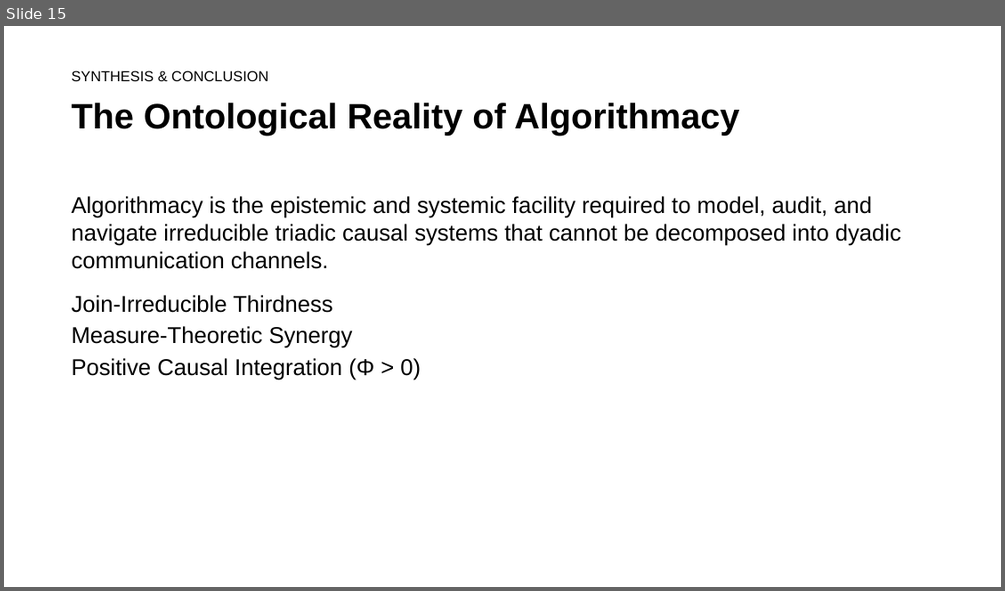
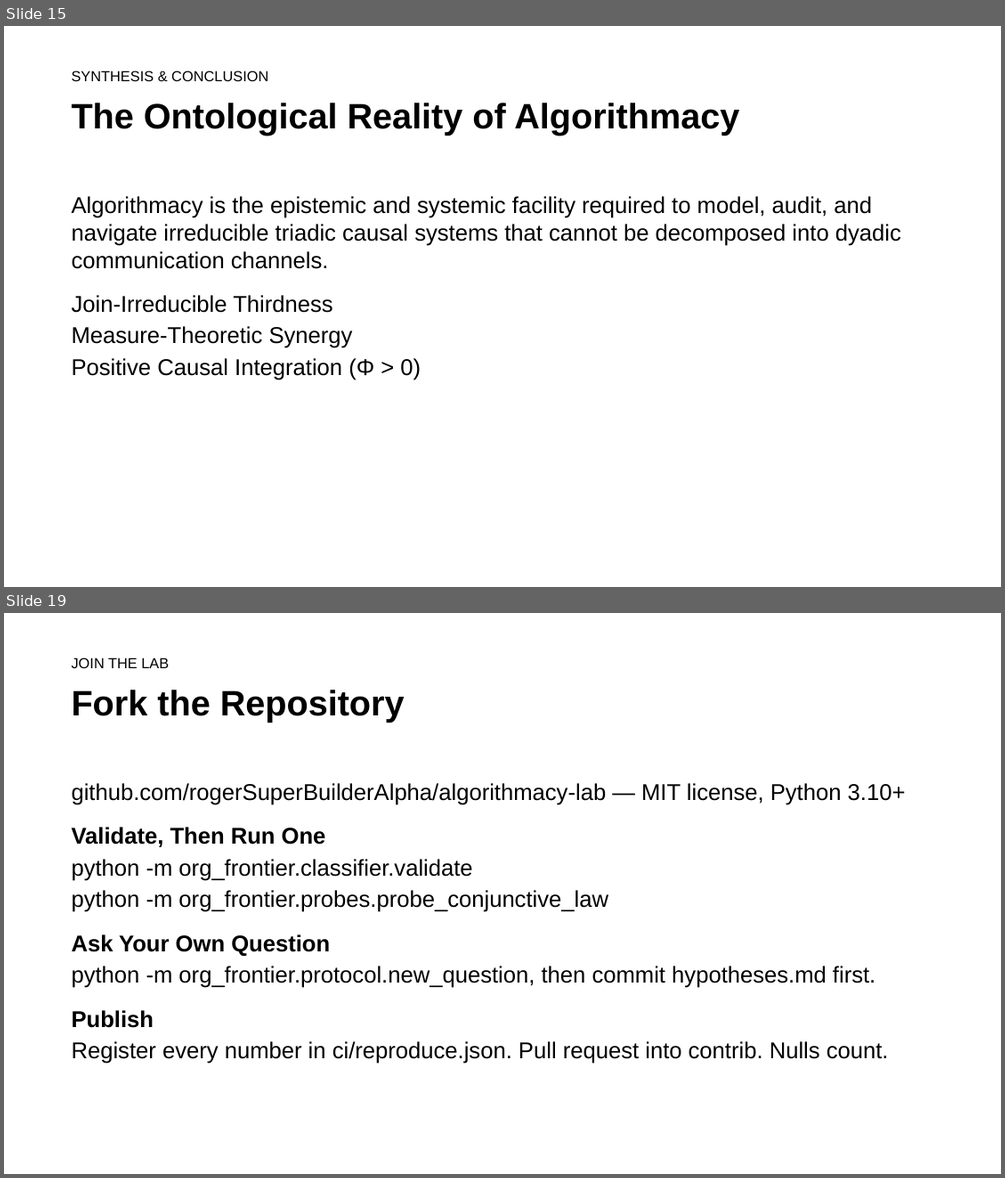
Before and after one commit to rogerSuperBuilderAlpha/algorithmacy-lab, a slide deck: submissions/triadic_reduction/talk/deck.pptx. Shown one above the other, each under a label of ours: slide 15 before the commit, slides 15 and 19 after it; the slides between them are not shown. The pictures are 1005x591 and 1005x1178 pixels, drawn with LibreOffice and Linux fonts; fonts in the diff are those of the drawing. Boxes give left, top, right and bottom in pixels: in the first picture for what was removed or moved away, otherwise in the second. Text is boxed around its words. In the diff, an @@ line names an element or a change of style, - is before the commit and + after.

```diff
--- a/submissions/triadic_reduction/talk/deck.pptx
+++ b/submissions/triadic_reduction/talk/deck.pptx
@@ slide 19 added at <box>4,613,1001,1174</box>, background #FFFFFF @@
@@ text added at <box>72,657,169,668</box>, 14 pt, text #000000 @@
+JOIN THE LAB
@@ text added at <box>72,690,404,722</box>, 34 pt, text #000000, bold @@
+Fork the Repository
@@ text added at <box>72,783,906,1063</box>, 22 pt, text #000000 @@
+github.com/rogerSuperBuilderAlpha/algorithmacy-lab — MIT license, Python 3.10+
+Validate, Then Run One
+python -m org_frontier.classifier.validate
+python -m org_frontier.probes.probe_conjunctive_law
+Ask Your Own Question
+python -m org_frontier.protocol.new_question, then commit hypotheses.md first.
+Publish
+Register every number in ci/reproduce.json. Pull request into contrib. Nulls count.
```
Also in this commit, not shown: 6 other slides added, 13 other files.
